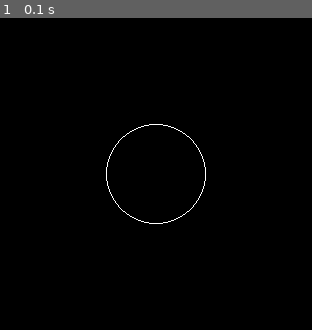
Above: before the commit, frame 1.
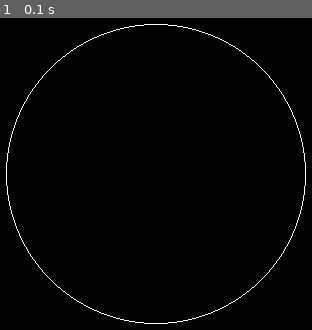
Above: after the commit, the same moment.

Repository: WIDZpy/2D_spher_on_pygame
Game: pygame game, started from src/main.py
Same seed, same stepped clock (60 frames per second), same inputs: the game is played once before the commit and once after it.
Inputs:
- Up to frame 1 (0.1 s): no input

The runs differ from the first frame. In frame 1, 1.2% of the frame differs, in the area x 1-99%, y 1-99%.

Commit message:
modif main

Diff:
--- a/main.py
+++ b/src/main.py
@@ -3,7 +3,7 @@
 
 
 class Sphere:
-	def __init__(self, window, distance, color1=None, color2=None, shape=(100, 100), width=1):
+	def __init__(self, window, distance, color1=None, color2=None, shape=(300, 300), width=1):
 		self.color1 = [255, 255, 255] if color1 is None else color1
 		self.color2 = [255, 255, 255] if color2 is None else color2
 		self.shape = shape
